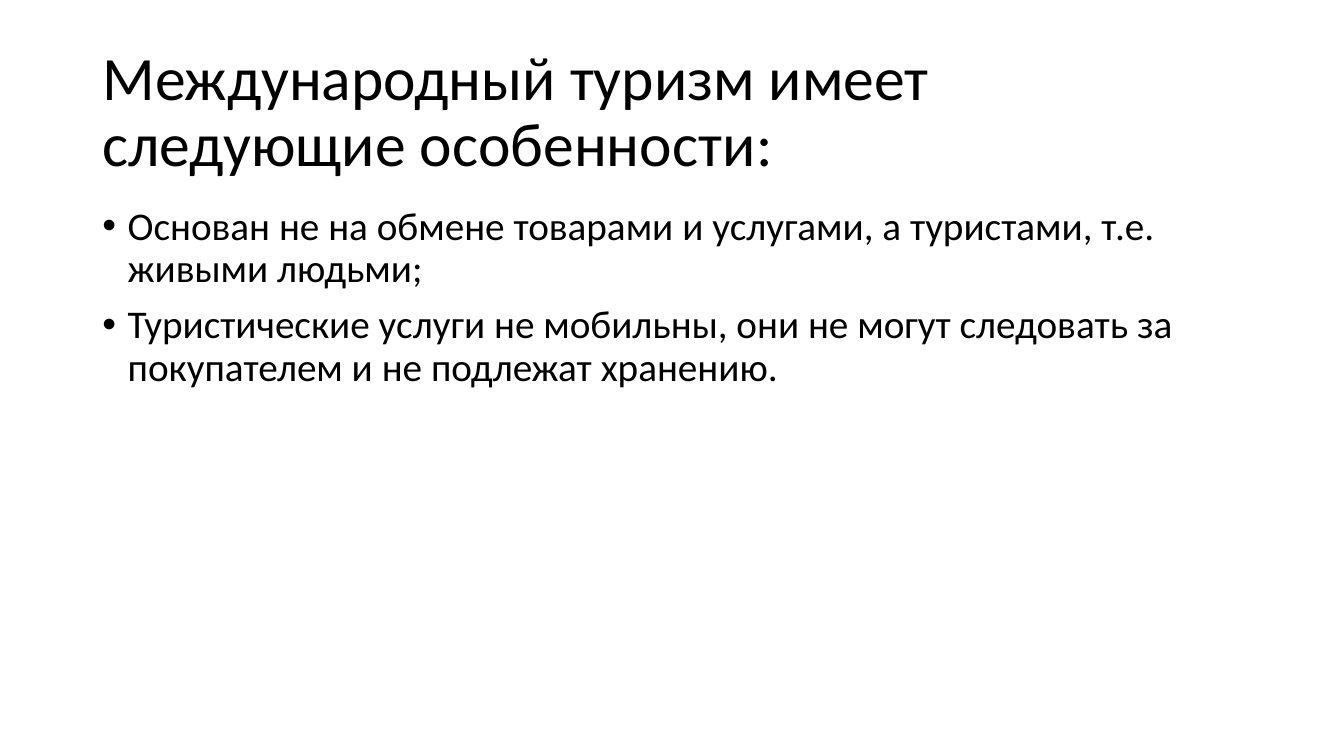
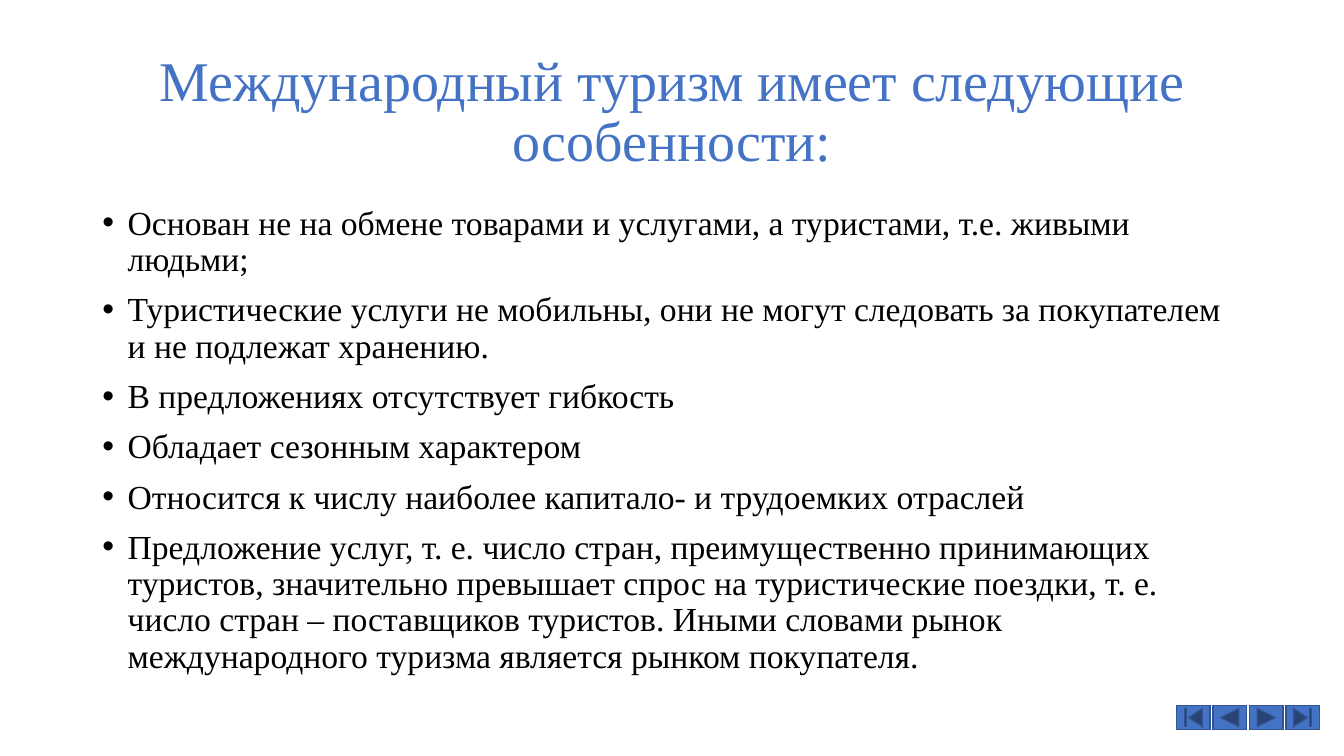
Before and after one commit to Denis-buh/Lesson_repo, a slide deck: slide 4 of Лабораторные работы/№ 6/№6.pptx. Drawn at 1344x756 pixels with LibreOffice and Linux fonts; fonts in the diff are those of the drawing; background and template pictures are left out. Boxes give left, top, right and bottom in pixels: in the first picture for what was removed or moved away, otherwise in the second. Text is boxed around its words. In the diff, an @@ line names an element or a change of style, - is before the commit and + after.

```diff
--- a/Лабораторные работы/№ 6/№6.pptx
+++ b/Лабораторные работы/№ 6/№6.pptx
@@ title "Международный туризм имеет следующие особенности:" at (160,62,1184,162): size 44 to 40 pt, font Calibri to Times New Roman, text colour #000000 to #4472C4; alignment left to centre @@
@@ text at (128,211,1220,364): size 28 to 24 pt, font Calibri to Times New Roman in "Основан не на обмене товарами и услугами, ...", "Туристические услуги не мобильны, они не могут ..." @@
@@ text at (128,384,1157,674): paragraphs added @@
+• В предложениях отсутствует гибкость
+• Обладает сезонным характером
+• Относится к числу наиболее капитало- и трудоемких отраслей
+• Предложение услуг, т. е. число стран, преимущественно принимающих туристов, значительно превышает спрос на туристические поездки, т. е. число стран – поставщиков туристов. Иными словами рынок международного туризма является рынком покупателя.
@@ action button beginning added at (1177,706,1210,730), fill #4472C4, outline #325491 1 pt @@
@@ action button back previous added at (1213,706,1246,730), fill #4472C4, outline #325491 1 pt @@
@@ action button forward next added at (1250,706,1284,730), fill #4472C4, outline #325491 1 pt @@
@@ action button end added at (1287,706,1320,730), fill #4472C4, outline #325491 1 pt @@
```
Also in this commit, not shown: 2 other slides changed, 4 slides added, 4 slides removed.
